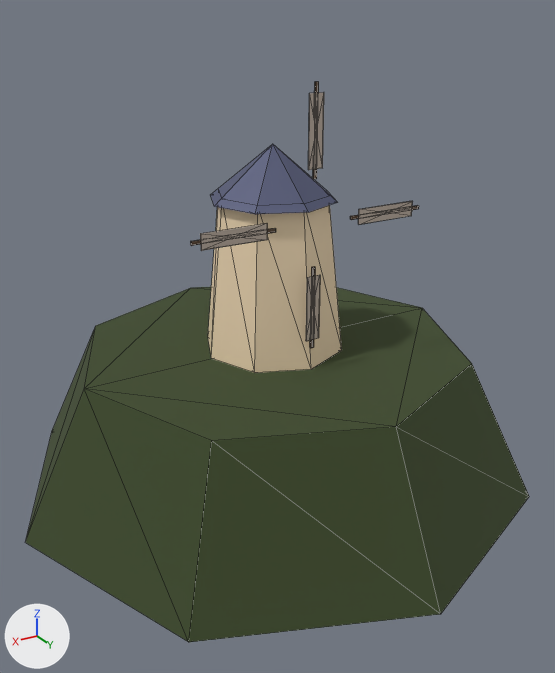
One commit to the glTF model public/assets/models/moulin_galette.glb: the scene before it, then after it.
The view is the same before and after, from a 50 mm lens placed at (13.0, 22.0, 11.2), pointed at (0.3, 0.9, 0.7). The axes (+X, +Y, +Z) are drawn at lower left. The lights are the same throughout. The first picture is the older version. Mesh edges are drawn as thin lines. Vertices at exactly the same position are counted once.

Objects in the first picture: 'moulin_galette'.
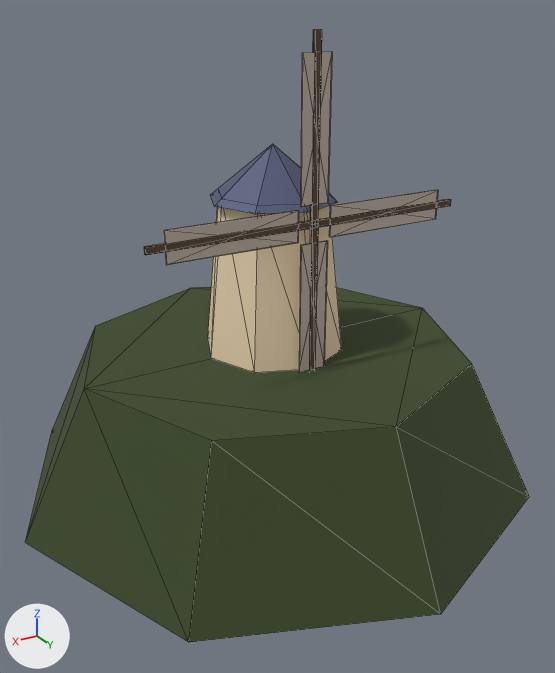
Location of each change, (x1, y1, x2, y2) in pixels of the pictures (555 x 673 px; the box of a moved part takes in the faces that stretch with it):
```json
{"object": "moulin_galette", "change": "reshaped", "before": [25, 82, 529, 642], "after": [25, 30, 529, 642], "on screen": "9% taller"}
{"part": 1, "of": "me_cone", "change": "moved or reshaped", "before": [190, 82, 419, 348], "after": [144, 30, 451, 373]}
```

The change, as JSON lines over the scene's bpy script:
```json
{"block": "me_cone", "where": "# used by ob_moulin_galette; location = (0.0, 0.0, -2.5)"}
{"op": "remove", "block": "me_cone", "code": "me_cone.from_pydata(...)  # 105 vertices, 166 faces; spans x -9.5..9.5, y -9.5..9.5, z -2.5..11.7"}
{"op": "add", "block": "me_cone", "code": "me_cone.from_pydata(...)  # 103 vertices, 166 faces; spans x -9.5..9.5, y -9.5..9.5, z -2.5..13.1"}
{"block": "me_cone", "change": "me_cone part 1"}
{"block": "me_cone", "change": "10 vertices are removed from x -4.2..3.9, y 2.5, z 3.6..11.4"}
{"block": "me_cone", "change": "63 faces are deleted"}
{"block": "me_cone", "change": "4 vertices in x -0.1..0.1, y 2.5, z 3.3..8.9 move by (0.0, -0.1, -1.4)"}
{"block": "me_cone", "change": "4 vertices in x -0.1..0.1, y 2.5, z 6.1..11.7 move by (0.0, -0.1, 1.4)"}
{"block": "me_cone", "change": "4 vertices in x -0.1..0.1, y 2.5, z 3.3..8.9 move by (0.0, 0.1, -1.4)"}
{"block": "me_cone", "change": "4 vertices in x -0.1..0.1, y 2.5, z 6.1..11.7 move by (0.0, 0.1, 1.4)"}
{"block": "me_cone", "change": "3 vertices in x -1.4..4.2, y 2.5, z 7.4..7.6 move by (1.4, -0.1, 0.0)"}
{"block": "me_cone", "change": "3 vertices in x -4.2..1.4, y 2.5, z 7.4..7.6 move by (-1.4, 0.1, 0.0)"}
{"block": "me_cone", "change": "32 vertices move from x -4.2..4.2, y 2.5, z 3.6..11.4 to x -5.6..5.6, y 2.4..2.6, z 2.5..12.5"}
{"block": "me_cone", "change": "8 vertices are added at x -5.6..5.0, y 2.4..2.6, z 2.5..12.5"}
{"block": "me_cone", "change": "15 new faces join them, mat_mill_wood (brown #5c4632)"}
{"block": "me_cone", "change": "48 new faces join them, mat_mill_lattice (light grey #c4b5a8)"}
```
